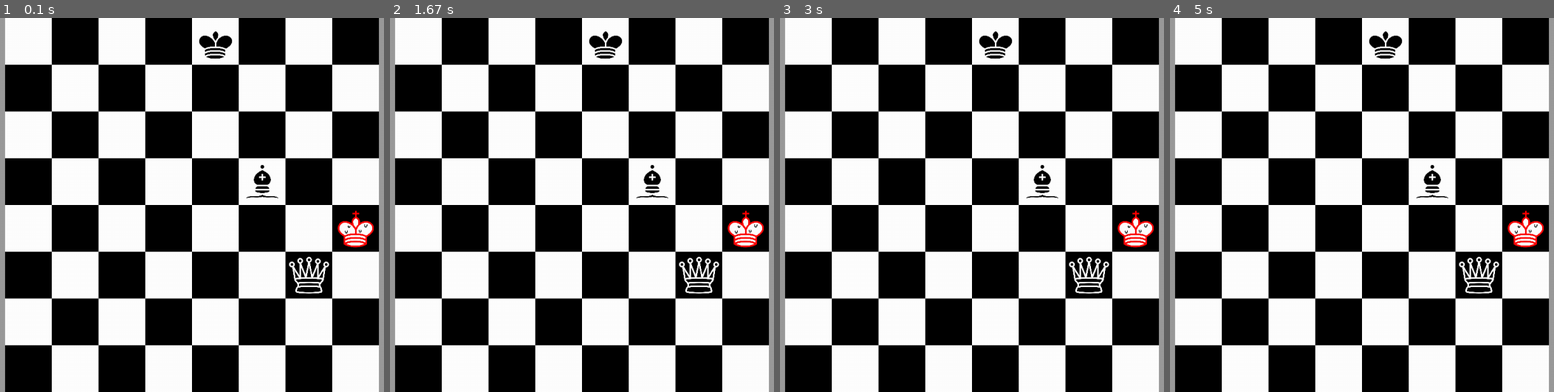
Above: before the commit, frames 1-4 (left to right).
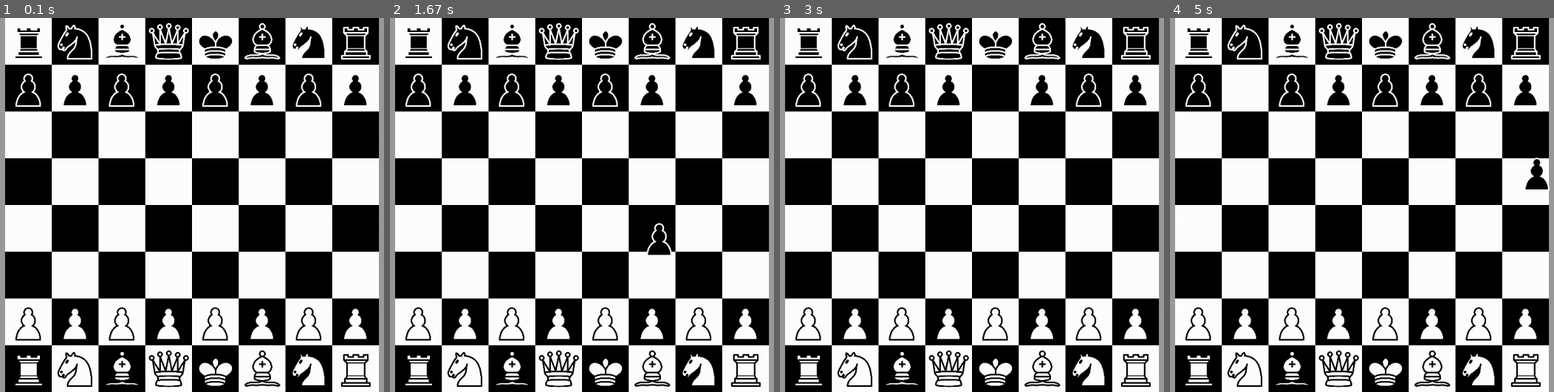
Above: after the commit, the same moments.

Repository: Paxnar/Chesss
Game: pygame game, started from games/chess/main.py
Same seed, same stepped clock (60 frames per second), same inputs: the game is played once before the commit and once after it.
Inputs (mouse positions are in pixels of both pictures, inside the frame that each line leads up to):
- Up to frame 1 (0.1 s): no input
- Up to frame 2 (1.67 s): click (582, 205) at 0.38 s; click (678, 74) at 1.28 s; move the mouse to (658, 238) at 1.53 s
- Up to frame 3 (3 s): click (1048, 238) at 1.73 s; click (983, 77) at 2.3 s; click (941, 302) at 2.93 s
- Up to frame 4 (5 s): click (1254, 81) at 4.3 s; move the mouse to (1534, 171) at 4.73 s

The runs differ from the first frame. In frame 1, 9.9% of the frame differs, in the area x 4-98%, y 1-99%; in frame 2, 9.9%; in frame 3, 9.7%; in frame 4, 9.9%.

Commit message:
шахматы - мат - version 6 (сначала)

Diff:
--- a/games/chess/main.py
+++ b/games/chess/main.py
@@ -55,7 +55,7 @@
             King(BLACK), Bishop(BLACK), Knight(BLACK), Rook(BLACK)
         ]
         self.kingscoords = [[0, 4], [7, 4]]
-        self.field = []
+        '''self.field = []
         for row in range(8):
             self.field.append([None] * 8)
         self.field[3][7] = King(WHITE)
@@ -63,7 +63,7 @@
         self.field[4][5] = Bishop(BLACK)
         self.field[2][6] = Queen(BLACK)
         self.kingscoords = [[3, 7], [7, 4]]
-        self.color = BLACK
+        self.color = BLACK'''
 
     def current_player_color(self):
         return self.color
